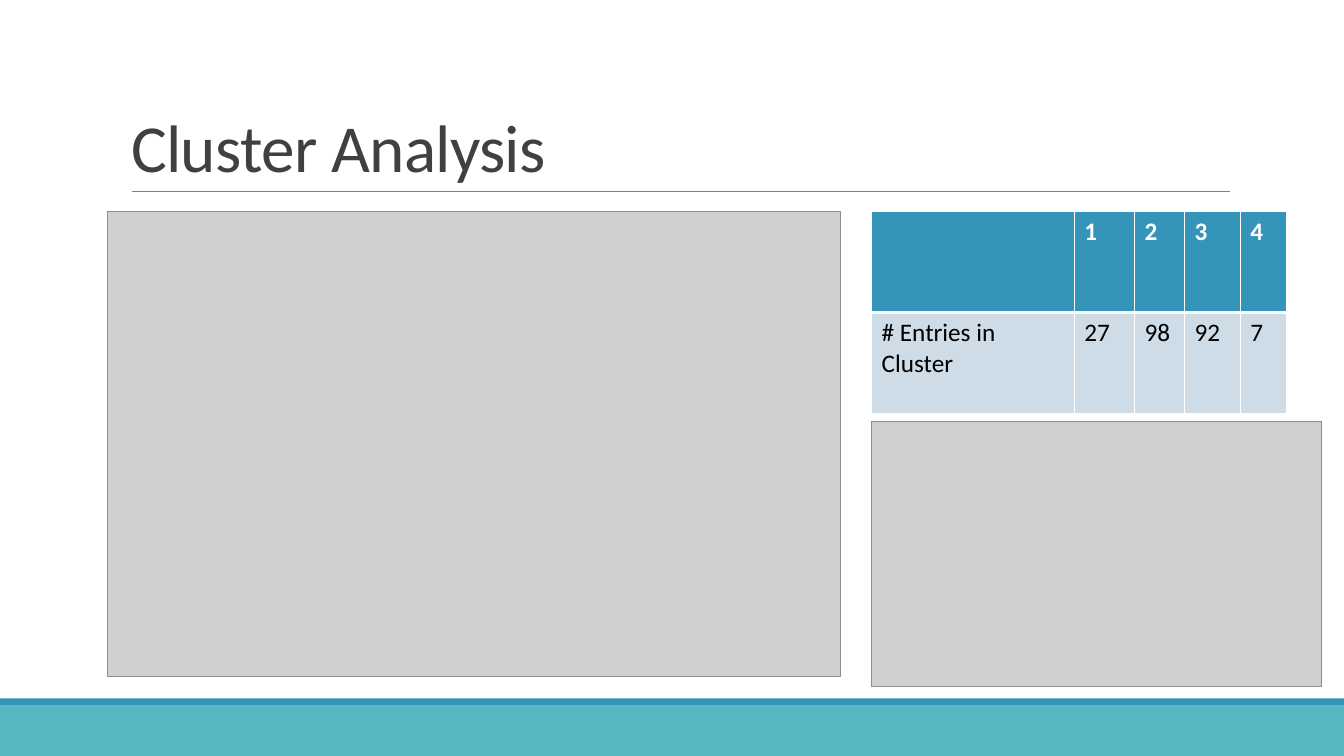
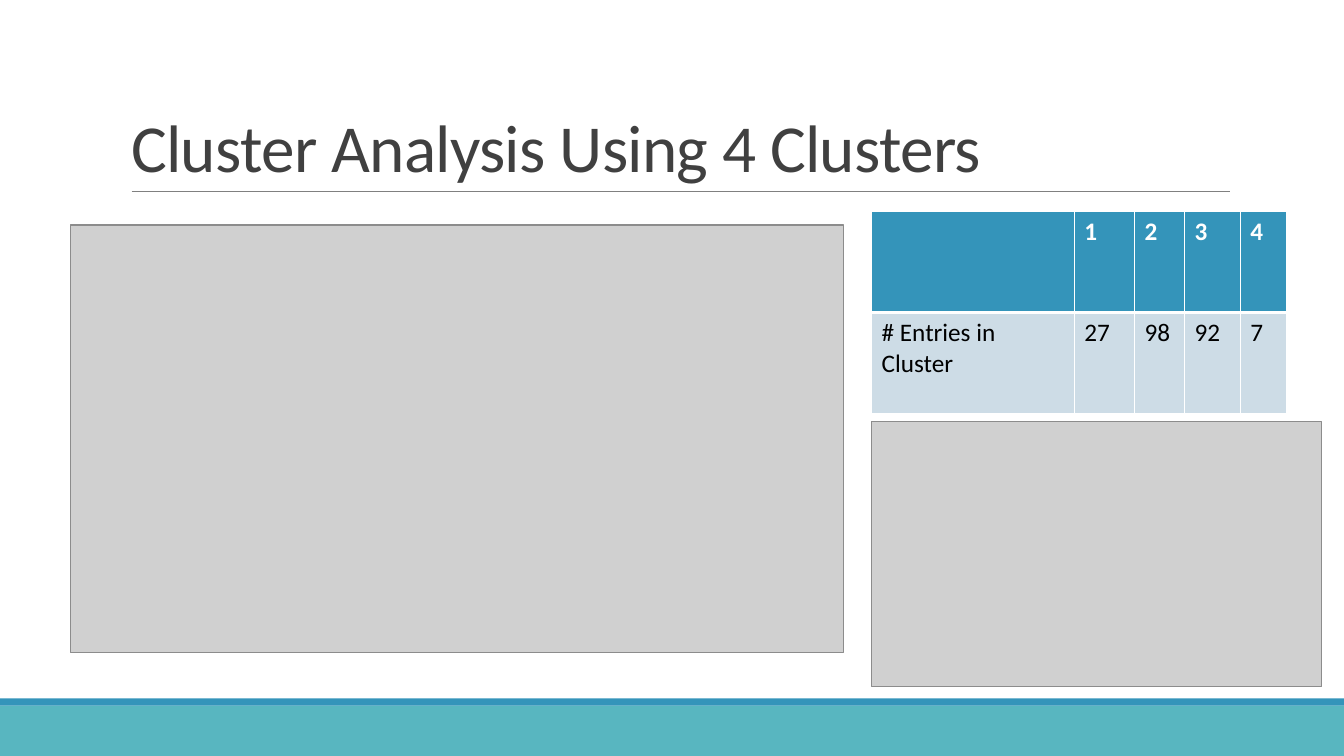
Before and after one commit to lors24/AE_project, a slide deck: slide 6 of presentation.pptx. Drawn at 1344x756 pixels with LibreOffice and Linux fonts; fonts in the diff are those of the drawing; grey boxes stand for pictures. Boxes give left, top, right and bottom in pixels: in the first picture for what was removed or moved away, otherwise in the second. Text is boxed around its words. In the diff, an @@ line names an element or a change of style, - is before the commit and + after.

Commit message:
Start analysis

```diff
--- a/presentation.pptx
+++ b/presentation.pptx
@@ title at (131, 125, 981, 184): text changed @@
-Cluster Analysis
+Cluster Analysis Using 4 Clusters
@@ picture: place and size @@
-picture at (107, 212, 840, 678)
+picture at (71, 225, 844, 652)
```
Also in this commit, not shown: 1 other slide changed, 1 slide added, 1 slide removed, 14 other files.
